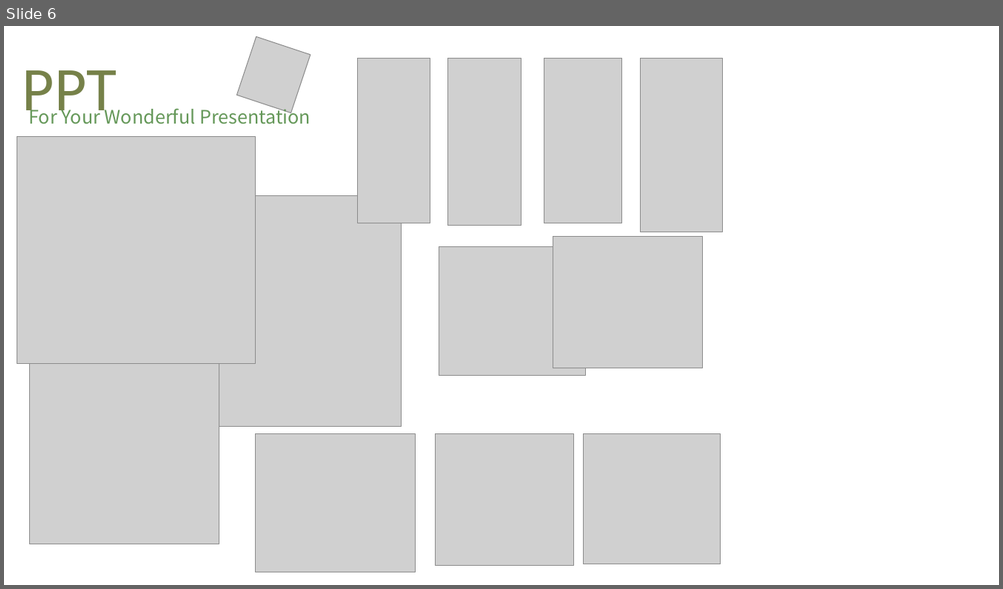
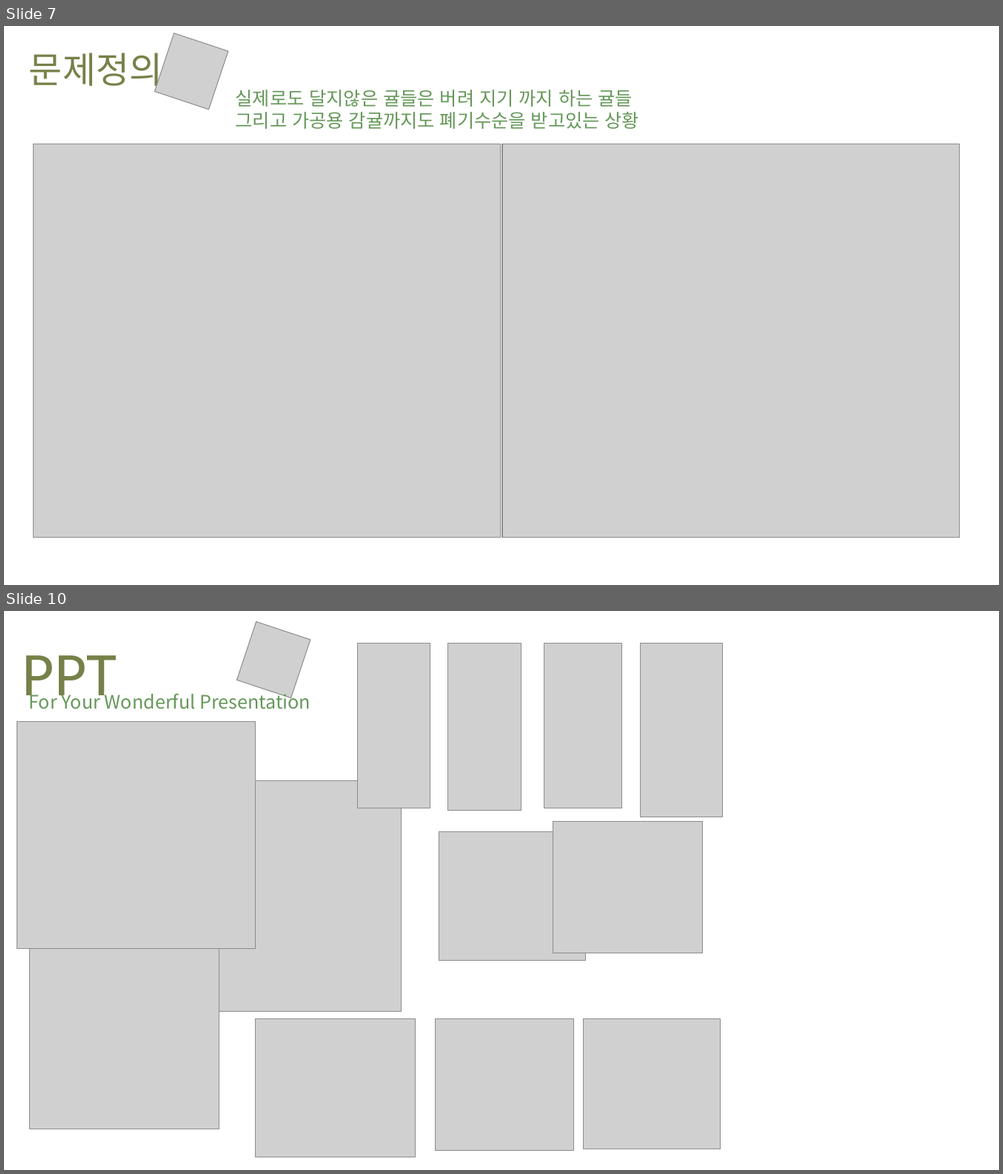
Before and after one commit to Joonyeong97/Jeju_Analysis_Project, a slide deck: ppt/감귤 PPT.pptx. Shown one above the other, each under a label of ours: slide 6 before the commit, slides 7 and 10 after it; the slides between them are not shown. The pictures are 1003x589 and 1003x1174 pixels, drawn with LibreOffice and Linux fonts; fonts in the diff are those of the drawing; grey boxes stand for pictures; background and template pictures are left out. Boxes give left, top, right and bottom in pixels: in the first picture for what was removed or moved away, otherwise in the second. Text is boxed around its words. In the diff, an @@ line names an element or a change of style, - is before the commit and + after.

```diff
--- a/ppt/감귤 PPT.pptx
+++ b/ppt/감귤 PPT.pptx
@@ slide 7 added at bbox=[4, 26, 999, 585], background picture (left out) @@
@@ picture added at bbox=[155, 33, 228, 110] @@
@@ text added at bbox=[29, 53, 162, 92], 35 pt, text #768149 @@
+문제정의
@@ text added at bbox=[236, 90, 639, 129], 18 pt, text #659859 @@
+실제로도 달지않은 귤들은 버려 지기 까지 하는 귤들
+그리고 가공용 감귤까지도 폐기수순을 받고있는 상황
@@ picture added at bbox=[33, 144, 500, 538] @@
@@ picture added at bbox=[503, 144, 960, 538] @@
@@ what was slide 6 is now slide 10 @@
```
Also in this commit, not shown: 3 slides changed, 5 other slides added, 2 slides removed.
